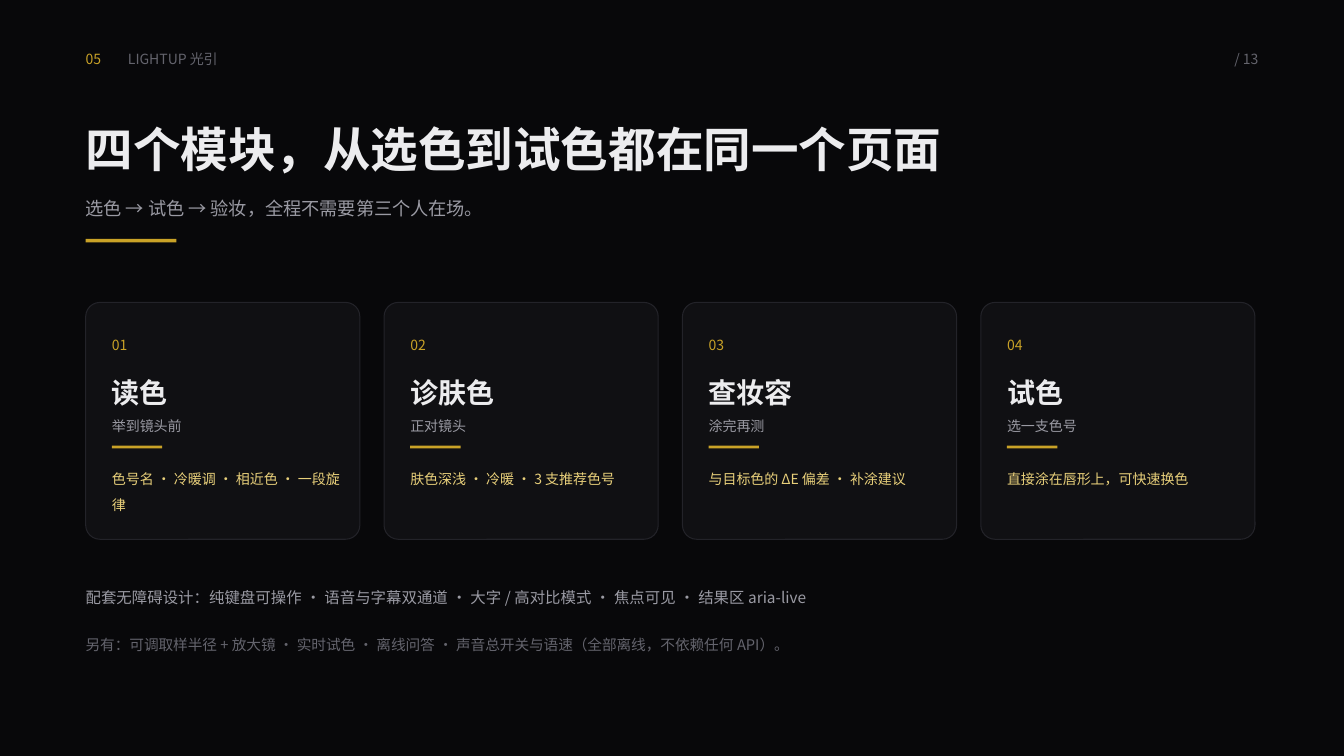
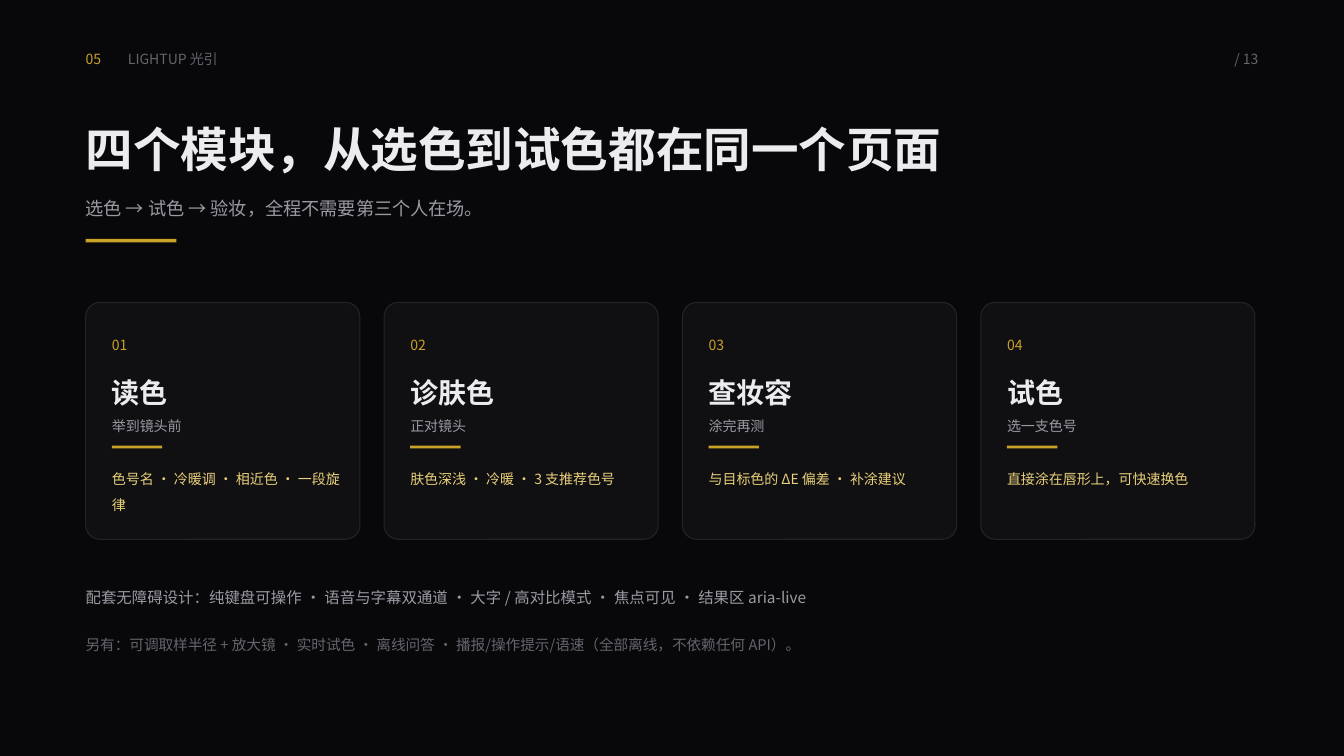
Before and after one commit to lulu520-1314/lightup, a slide deck: slide 5 of deck/LightUp_初赛提案.pptx. Drawn at 1344x756 pixels with LibreOffice and Linux fonts; fonts in the diff are those of the drawing. Boxes give left, top, right and bottom in pixels: in the first picture for what was removed or moved away, otherwise in the second. Text is boxed around its words. In the diff, an @@ line names an element or a change of style, - is before the commit and + after.

```diff
--- a/deck/LightUp_初赛提案.pptx
+++ b/deck/LightUp_初赛提案.pptx
@@ text at <box>86,638,801,653</box>: text changed @@
-另有：可调取样半径 + 放大镜 · 实时试色 · 离线问答 · 声音总开关与语速（全部离线，不依赖任何 API）。
+另有：可调取样半径 + 放大镜 · 实时试色 · 离线问答 · 播报/操作提示/语速（全部离线，不依赖任何 API）。
```
Also in this commit, not shown: 1 other file.
